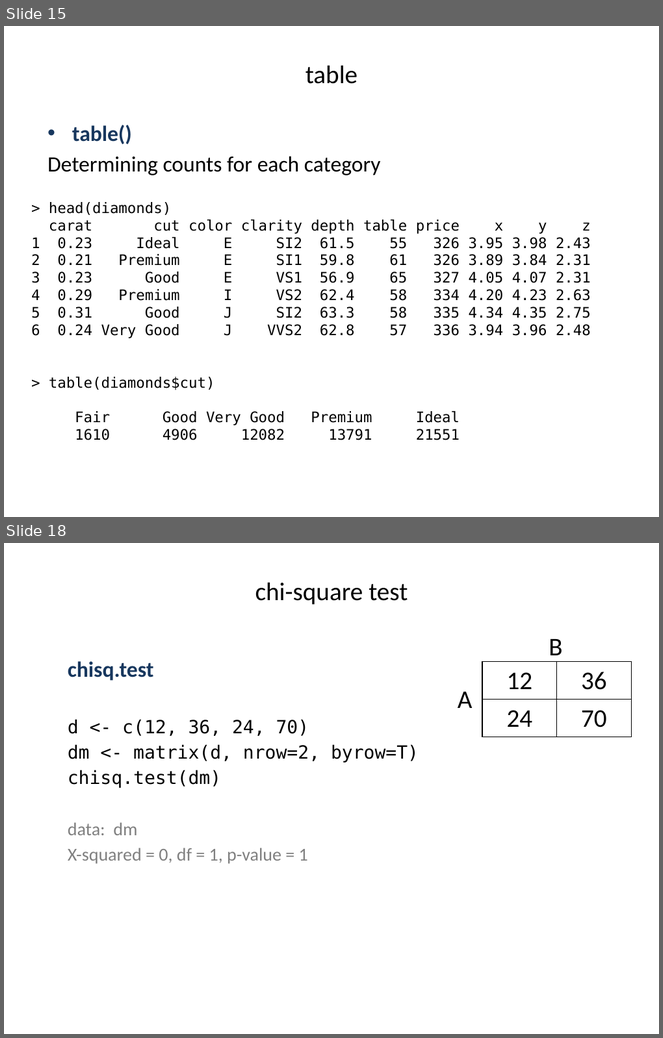
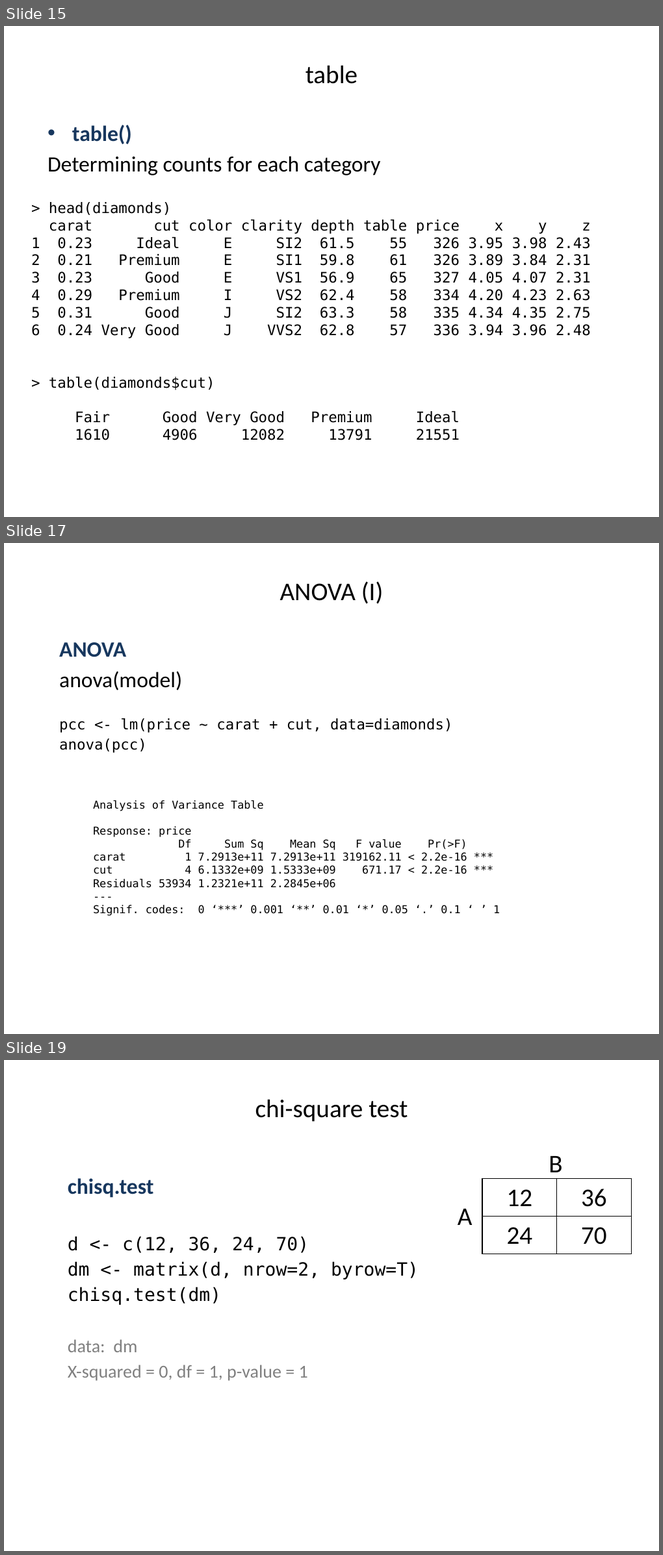
Before and after one commit to ravinpoudel/PLPTH813Bioinformatics, a slide deck: lectures/lecture06_R-II.pptx. Shown one above the other, each under a label of ours: slides 15 and 18 before the commit, slides 15, 17 and 19 after it; the slides between them are not shown. The pictures are 663x1038 and 663x1555 pixels, drawn with LibreOffice and Linux fonts; fonts in the diff are those of the drawing. Boxes give left, top, right and bottom in pixels: in the first picture for what was removed or moved away, otherwise in the second. Text is boxed around its words. In the diff, an @@ line names an element or a change of style, - is before the commit and + after.

```diff
--- a/lectures/lecture06_R-II.pptx
+++ b/lectures/lecture06_R-II.pptx
@@ slide 17 added at [4,543,659,1034], background #FFFFFF @@
@@ title added at [280,581,384,604], 28 pt, text #000000 @@
+ANOVA (I)
@@ text added at [59,642,452,753], 16 pt, text #000000 @@
+ANOVA
+anova(model)
+pcc <- lm(price ~ carat + cut, data=diamonds)
+anova(pcc)
@@ text added at [93,800,500,916], 12 pt, text #000000 @@
+Analysis of Variance Table
+Response: price
+Df Sum Sq Mean Sq F value Pr(>F)
+carat 1 7.2913e+11 7.2913e+11 319162.11 < 2.2e-16 ***
+cut 4 6.1332e+09 1.5333e+09 671.17 < 2.2e-16 ***
+Residuals 53934 1.2321e+11 2.2845e+06
+---
+Signif. codes: 0 ‘***’ 0.001 ‘**’ 0.01 ‘*’ 0.05 ‘.’ 0.1 ‘ ’ 1
@@ what was slide 18 is now slide 19 @@
```
Also in this commit, not shown: 3 slides changed.
